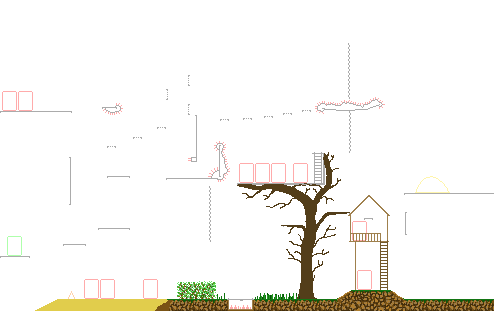
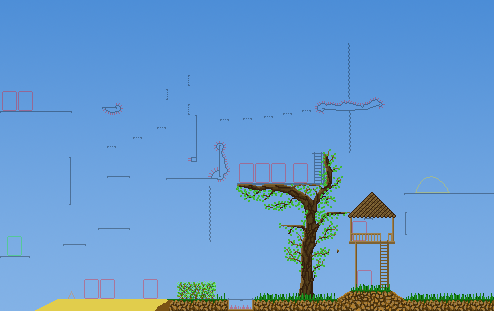
Before/after of a (494, 311) layered artwork. What changed in the layer stack:
painted on "Слой 4" over (x1=236, y1=149, x2=494, y2=299)
added layer "Слой 5" above "Фон" over (x1=0, y1=0, x2=494, y2=311)
